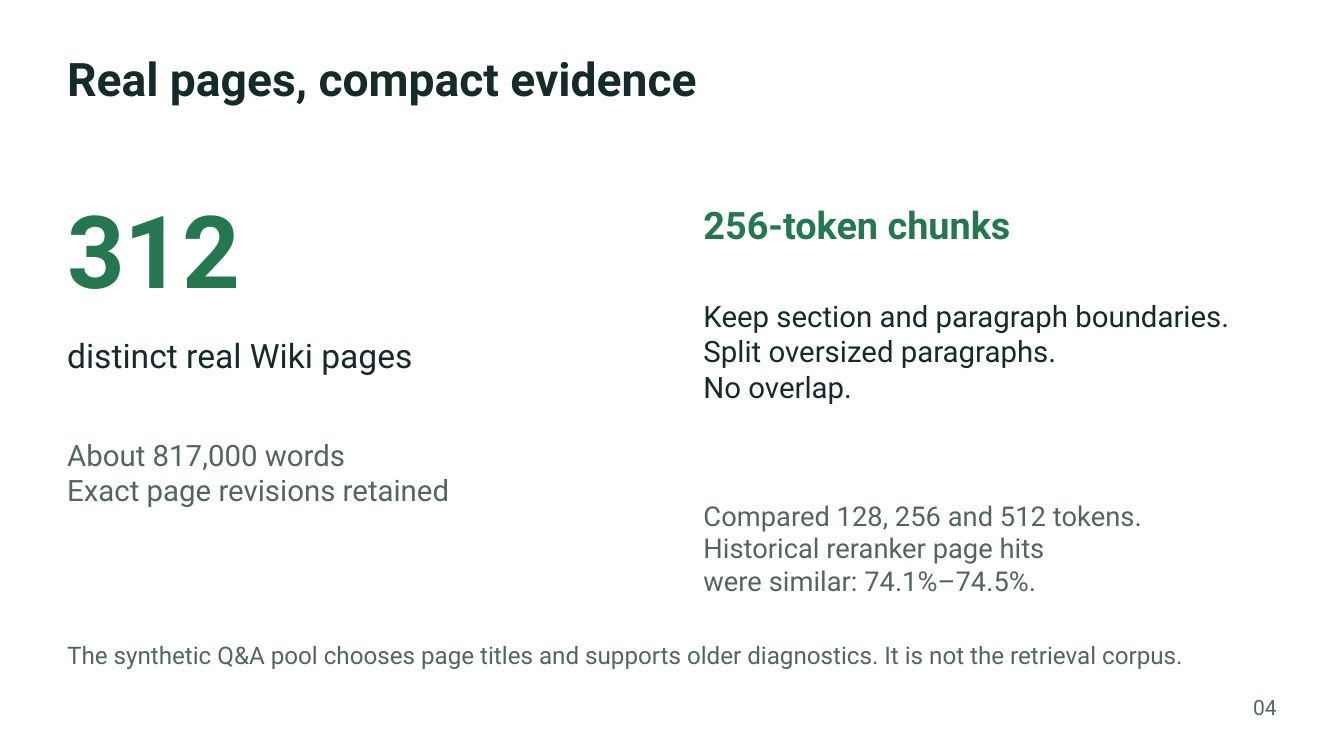
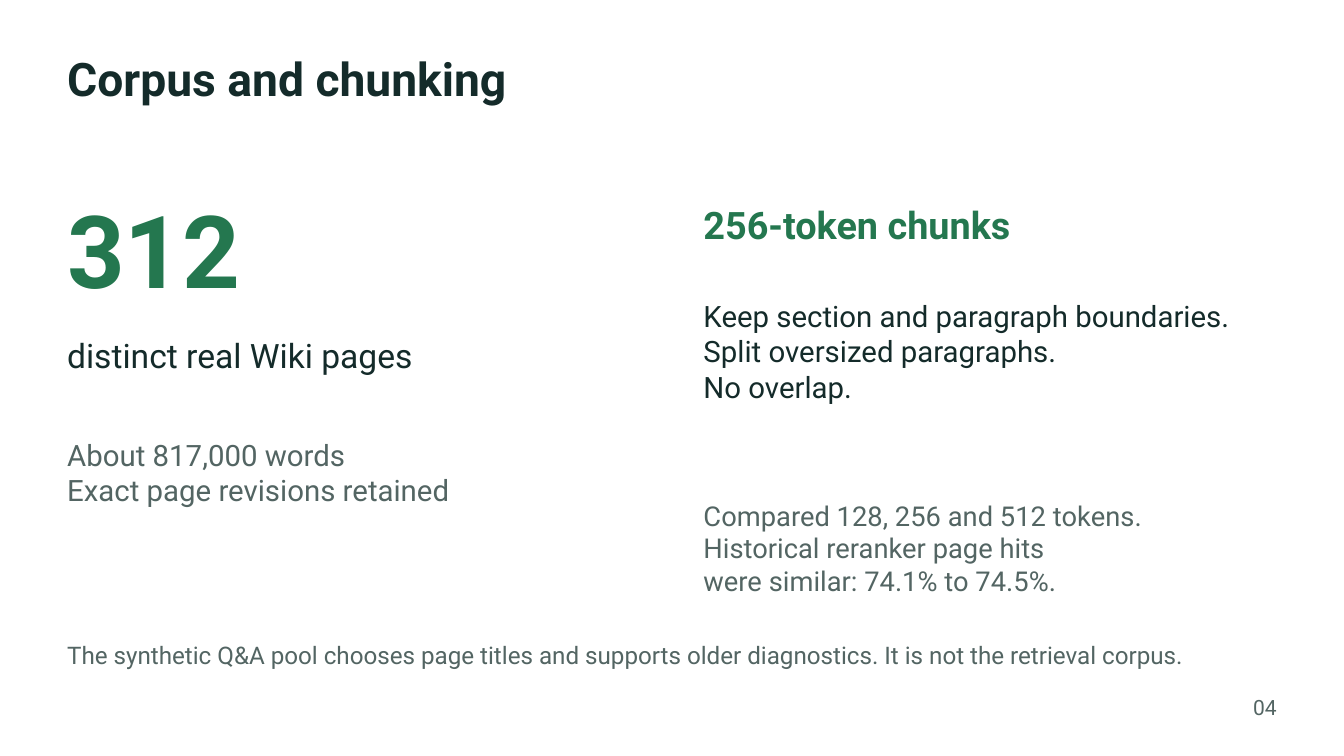
Before and after one commit to NDN-P/NLPDLxMC, a slide deck: slide 4 of presentation/MCQA_pitch_ready.pptx. Drawn at 1344x756 pixels with LibreOffice and Linux fonts; fonts in the diff are those of the drawing. Boxes give left, top, right and bottom in pixels: in the first picture for what was removed or moved away, otherwise in the second. Text is boxed around its words. In the diff, an @@ line names an element or a change of style, - is before the commit and + after.

```diff
--- a/presentation/MCQA_pitch_ready.pptx
+++ b/presentation/MCQA_pitch_ready.pptx
@@ text at box(67, 61, 507, 106): text changed @@
-Real pages, compact evidence
+Corpus and chunking
@@ text at box(703, 570, 1056, 592): text changed @@
-were similar: 74.1%–74.5%.
+were similar: 74.1% to 74.5%.
```
Also in this commit, not shown: 3 other slides changed, 1 other file.
